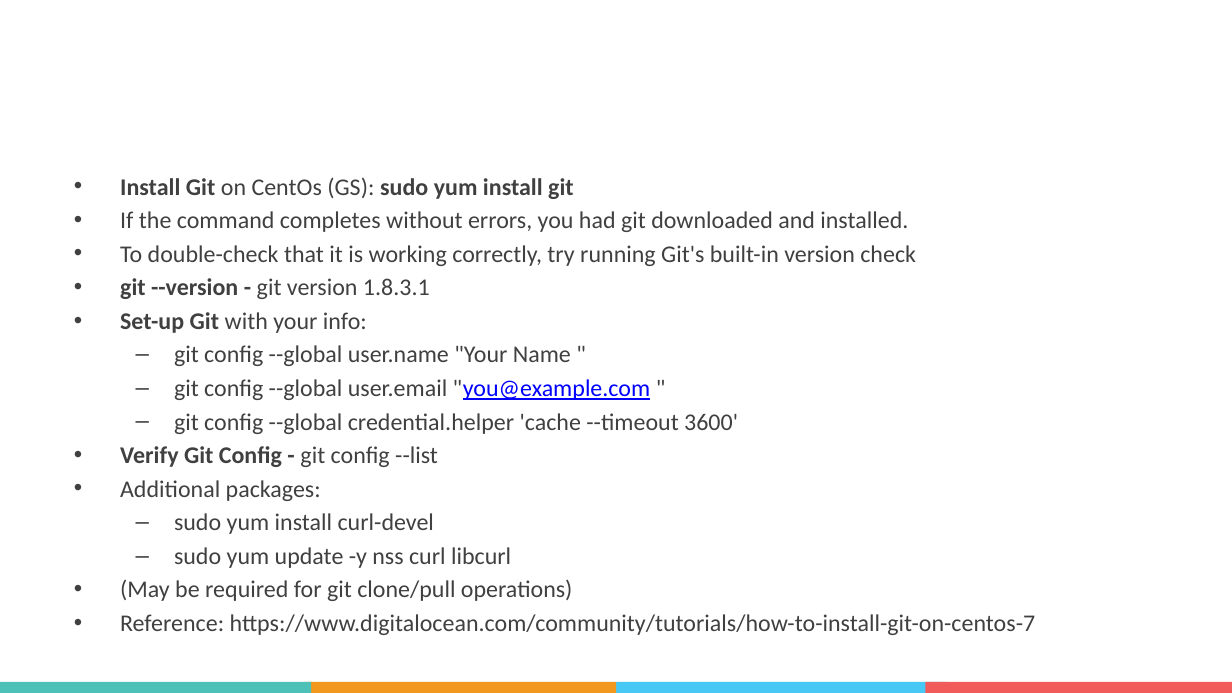
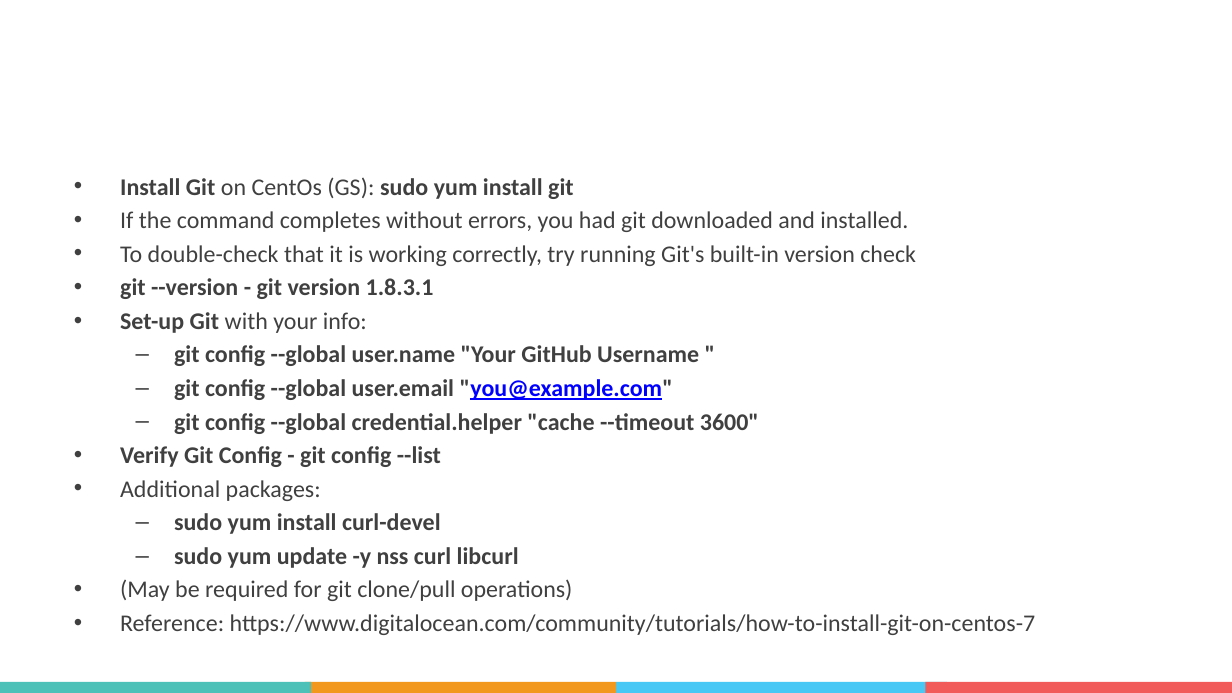
Before and after one commit to obrigg/DevNet_Create_2018, a slide deck: slide 18 of DevNetCreate-ConfigApprove.pptx. Drawn at 1232x693 pixels with LibreOffice and Linux fonts; fonts in the diff are those of the drawing; background and template pictures are left out. Boxes give left, top, right and bottom in pixels: in the first picture for what was removed or moved away, otherwise in the second. Text is boxed around its words. In the diff, an @@ line names an element or a change of style, - is before the commit and + after.

```diff
--- a/DevNetCreate-ConfigApprove.pptx
+++ b/DevNetCreate-ConfigApprove.pptx
@@ text at (x1=120, y1=278, x2=519, y2=568): bold on in "git version 1.8.3.1", "git config --list", "sudo yum install curl-devel", "sudo yum update -y nss curl libcurl" @@
@@ text at (x1=174, y1=345, x2=759, y2=434): text changed; bold on @@
-  – git config --global user.name "Your Name "
-  – git config --global user.email "you@example.com "
-  – git config --global credential.helper 'cache --timeout 3600'
+  – git config --global user.name "Your GitHub Username "
+  – git config --global user.email "you@example.com"
+  – git config --global credential.helper "cache --timeout 3600"
```
Also in this commit, not shown: 16 other slides changed, 1 other file.
